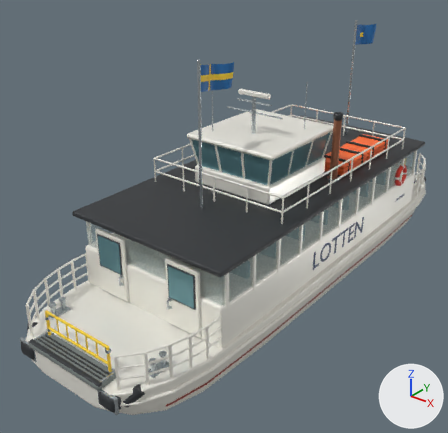
The Blender file source_blender/Lotten.blend as it was, and as the next commit left it.
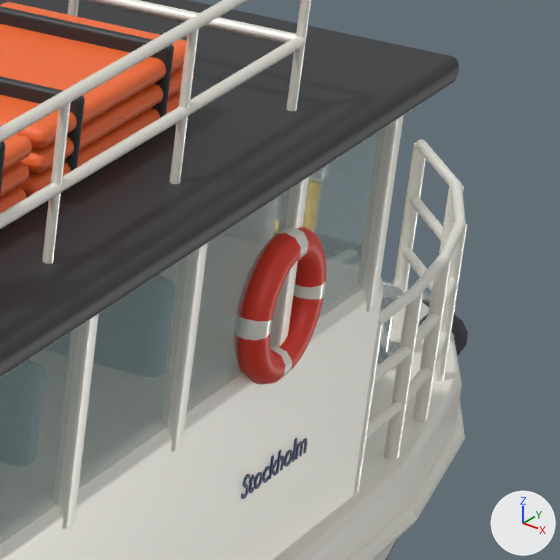
Each version appears first whole from a 50 mm lens placed at (7.74, -11.51, 7.89), pointed at (-0.59, -1.11, 1.44), and next in a close-up on the part from 81% to 98% of the width and 31% to 48% of the height. Lighting does not change. The marker at lower right points along +X, +Y and +Z. The first two pictures are the older version.

Script lines for the objects in view, before the commit:
```python
me_cube = bpy.data.meshes.new('Cube')
me_cube.from_pydata(...)  # 96 vertices, 98 faces; spans x -1.88..1.88, y -4.28..4.28, z -0.51..0.51
me_cube.materials.append(mat_painted_aluminium)  # white #f8f6ed
me_cylinder_177 = bpy.data.meshes.new('Cylinder.177')
me_cylinder_177.from_pydata(...)  # 104 vertices, 94 faces; spans x -0.02..0.02, y -0.02..0.02, z -2.82..2.82
me_cylinder_177.materials.append(mat_painted_aluminium)  # white #f8f6ed
me_torus_001 = bpy.data.meshes.new('Torus.001')
me_torus_001.from_pydata(...)  # 480 vertices, 480 faces; spans x -0.289..0.289, y -0.289..0.289, z -0.059..0.059
me_torus_001.polygons.foreach_set('use_smooth', [True] * 480)
# faces by material slot: [400, 80]
me_torus_001.materials.append(mat_lifebuoy_vermilion)  # red #ea3c29
me_torus_001.materials.append(mat_painted_aluminium)  # white #f8f6ed
ob_main_saloon = bpy.data.objects.new('Main saloon', me_cube)
ob_main_saloon.parent = ob_lotten
ob_main_saloon.location = (0.0, 0.0, 1.05)
ob_promenade_rail_002 = bpy.data.objects.new('Promenade rail.002', me_cylinder_177)
ob_promenade_rail_002.parent = ob_lotten
ob_promenade_rail_002.location = (1.74, 0.64, 2.64)
ob_promenade_rail_002.rotation_euler = (-1.571, -3.142, 0.0)  # degrees (-90, -180, 0)
ob_rescue_ring_001 = bpy.data.objects.new('Rescue ring.001', me_torus_001)
ob_rescue_ring_001.parent = ob_lotten
ob_rescue_ring_001.location = (1.89, 3.22, 1.75)
ob_rescue_ring_001.rotation_euler = (0.0, 1.571, 0.0)  # degrees (0, 90, 0)
# also in view: 'Hull rubbing strake.016' at (1.97, 3.67, 0.43); 'Home port.001' at (1.89, 3.36, 1.08); 'Saloon mullion.019' at (1.87, 2.46, 1.86); 'Continuous tinted glazing' at (0.0, 0.0, 1.87); 'Promenade baluster.009' at (1.74, 2.52, 2.66)
```
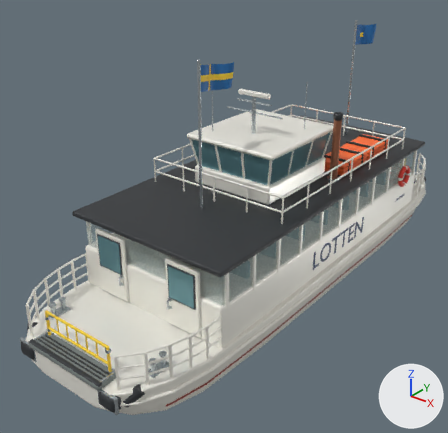
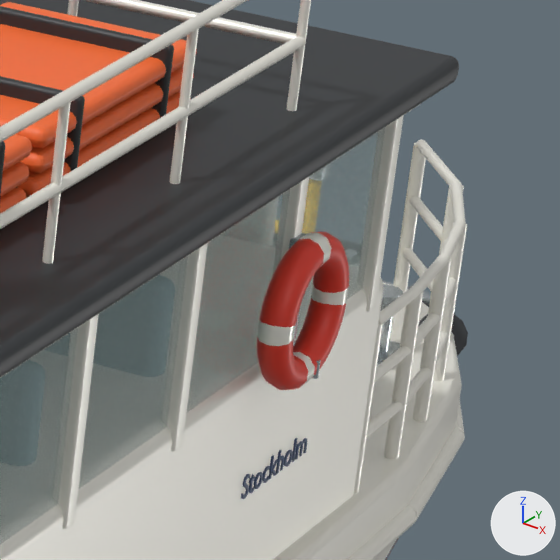
Pixel boxes (x1, y1, x2, y2) of what changed, in the close-ups (560 x 560 px):
```json
{"object": "Rescue ring.001", "change": "moved", "before": [237, 227, 326, 384], "after": [257, 232, 349, 390]}
{"object": "Rescue ring mounting spine.001", "change": "added", "after": [289, 233, 306, 347], "on screen": "mostly hidden"}
{"object": "Rescue ring cradle lip.001", "change": "added", "after": [312, 360, 321, 379]}
```

Edits to the scene script, one JSON object a line:
```json
{"op": "add", "block": "me_cylinder_200_1", "code": ["me_cylinder_200_1 = bpy.data.meshes.new('Cylinder.200')", "me_cylinder_200_1.from_pydata(...)  # 104 vertices, 94 faces; spans x -0.0138..0.0138, y -0.0138..0.0138, z -0.034..0.034", "me_cylinder_200_1.materials.append(mat_galvanised_fittings)  # light grey #bac2c5"]}
{"op": "add", "block": "me_cube_128_1", "code": ["me_cube_128_1 = bpy.data.meshes.new('Cube.128')", "me_cube_128_1.from_pydata(...)  # 96 vertices, 98 faces; spans x -0.022..0.022, y -0.041..0.041, z -0.25..0.25", "me_cube_128_1.materials.append(mat_galvanised_fittings)  # light grey #bac2c5"]}
{"op": "set", "path": "ob_rescue_ring_001.location", "old": "(1.89, 3.22, 1.75)", "new": "(1.976, 3.22, 1.75)"}
{"op": "add", "block": "ob_rescue_ring_cradle_lip_001", "code": ["ob_rescue_ring_cradle_lip_001 = bpy.data.objects.new('Rescue ring cradle lip.001', me_cylinder_200_1)", "ob_rescue_ring_cradle_lip_001.parent = ob_lotten", "ob_rescue_ring_cradle_lip_001.location = (2.026, 3.28, 1.523)"]}
{"op": "add", "block": "ob_rescue_ring_mounting_spine_001", "code": ["ob_rescue_ring_mounting_spine_001 = bpy.data.objects.new('Rescue ring mounting spine.001', me_cube_128_1)", "ob_rescue_ring_mounting_spine_001.parent = ob_lotten", "ob_rescue_ring_mounting_spine_001.location = (1.904, 3.28, 1.75)"]}
```
